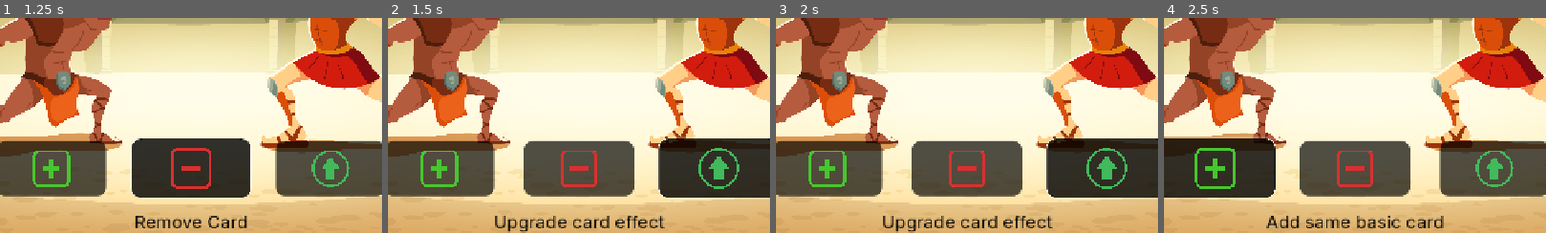
Above: before the commit, frames 1-4 (left to right).
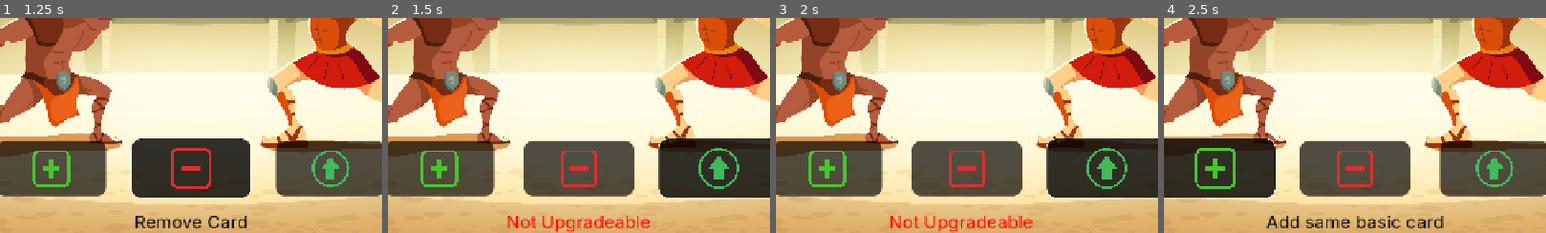
Above: after the commit, the same moments.

Repository: ChrisNGDC/cards_combat_game
Game: Godot game, scene res://escenes/store.tscn
Two runs of this game, one before a commit and one after it. Both use one fixed random seed, a clock stepped at 60 frames per second and the inputs below. This scene is started directly instead of the project's main scene.
Inputs (mouse positions are % of the whole screen's width and height, from its top left):
- Up to frame 1 (1.25 s): click (50, 85) at 0.5 s
- Up to frame 2 (1.5 s): click (68, 85) at 1.25 s
- Up to frame 3 (2 s): no input
- Up to frame 4 (2.5 s): click (32, 85) at 2 s
The pictures show only the part of the screen within x 25-75%, y 50-100%; the shares and areas given below are measured in that part.

Frame 1 is identical in both runs. In frame 2, 1.8% of the frame differs, in the area x 28-73%, y 92-100%; in frame 3, 1.8%; in frame 4, nothing differs.
Error in both runs: Invalid access to property or key 'cartas' on a base object of type 'Nil'. (res://scripts/Store/item_shelf.gd:11)

Commit message:
Fixed store buttons error and changed mirror image

Diff:
--- a/escenes/store.tscn
+++ b/escenes/store.tscn
@@ -333,6 +333,7 @@
 script = ExtResource("4_suv53")
 description_label = NodePath("../../ActionHoverEffect")
 hover_text = "STORE_ADD_MSG"
+mode = "ADD"
 footer_node = NodePath("..")
 next_button = NodePath("../../NextRoundButton")
 
@@ -351,7 +352,7 @@
 script = ExtResource("4_suv53")
 description_label = NodePath("../../ActionHoverEffect")
 hover_text = "STORE_REMOVE_MSG"
-mode = "Remove"
+mode = "REMOVE"
 footer_node = NodePath("..")
 next_button = NodePath("../../NextRoundButton")
 
@@ -370,7 +371,7 @@
 script = ExtResource("4_suv53")
 description_label = NodePath("../../ActionHoverEffect")
 hover_text = "STORE_UPGRADE_MSG"
-mode = "Upgrade"
+mode = "UPGRADE"
 footer_node = NodePath("..")
 next_button = NodePath("../../NextRoundButton")
 
--- a/scripts/global_data.gd
+++ b/scripts/global_data.gd
@@ -17,11 +17,11 @@
 var turns = 0
 
 var cards_classes = {
-	"Sword": SwordCard,
-	"Shield": ShieldCard,
-	"Mirror": MirrorCard,
-	"Magic": MagicCard,
-	"Potion": PotionCard
+	"CARD_SWORD": SwordCard,
+	"CARD_SHIELD": ShieldCard,
+	"CARD_MIRROR": MirrorCard,
+	"CARD_MAGIC": MagicCard,
+	"CARD_POTION": PotionCard
 }
 
 func create_card(tipo: String, datos: Array):
Binary file changed: images/mirror.png
Not shown, changed: images/mirror.png.import
